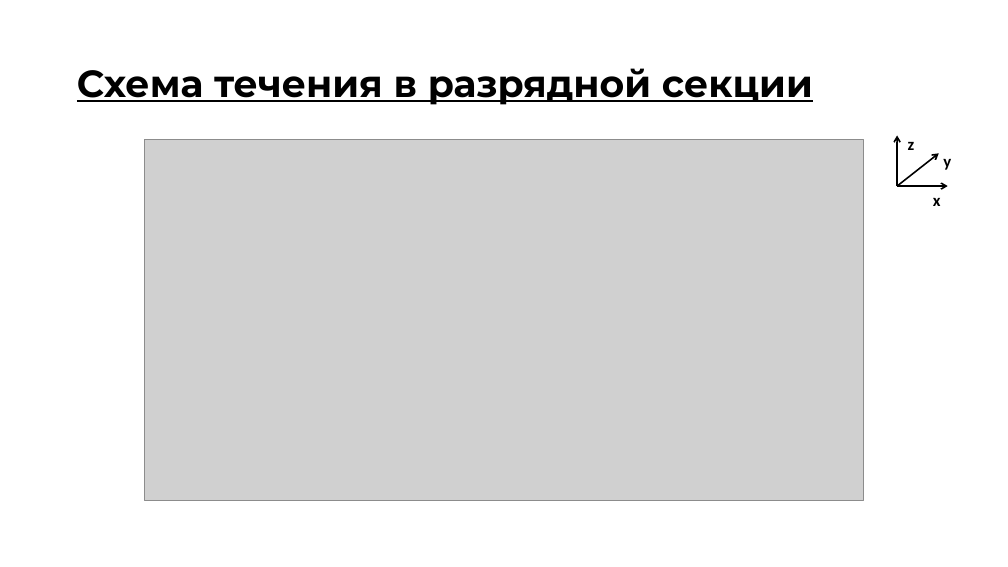
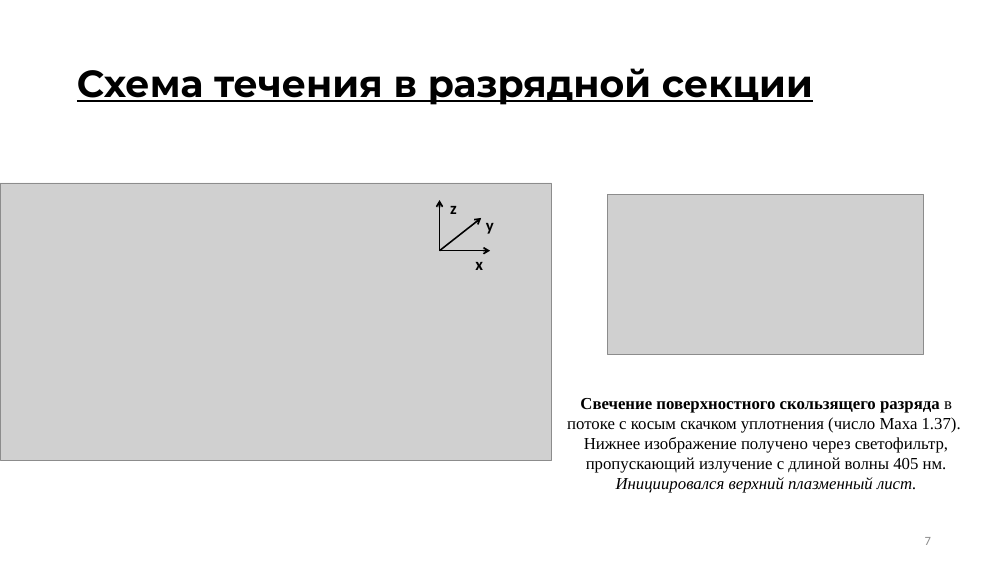
Before and after one commit to ulanich/msu, a slide deck: slide 7 of конференция/звенигород 21/звенигород21.pptx. Drawn at 1008x567 pixels with LibreOffice and Linux fonts; fonts in the diff are those of the drawing; grey boxes stand for pictures. Boxes give left, top, right and bottom in pixels: in the first picture for what was removed or moved away, otherwise in the second. Text is boxed around its words. In the diff, an @@ line names an element or a change of style, - is before the commit and + after.

```diff
--- a/конференция/звенигород 21/звенигород21.pptx
+++ b/конференция/звенигород 21/звенигород21.pptx
@@ picture: place and size @@
-picture at [144,140,864,501]
+picture at [0,183,552,460]
@@ picture added at [608,194,924,354] @@
@@ 3 arrows, 2 texts: place and size @@
-3 arrows, 2 texts at [898,135,948,206]
+3 arrows, 2 texts at [439,200,490,270]
@@ text "y": place and size @@
-text "y" at [943,159,951,170]
+text "y" at [486,223,494,234]
@@ text added at [567,398,961,493], 16 pt, text #000000 @@
+Свечение поверхностного скользящего разряда в потоке с косым скачком уплотнения (число Маха 1.37).
+Нижнее изображение получено через светофильтр, пропускающий излучение с длиной волны 405 нм. Инициировался верхний плазменный лист.
@@ page number added at [925,537,931,545], 12 pt, text #8C8C8C @@
+7
```
Also in this commit, not shown: 9 other slides changed, 1 slide added, 1 slide removed.
